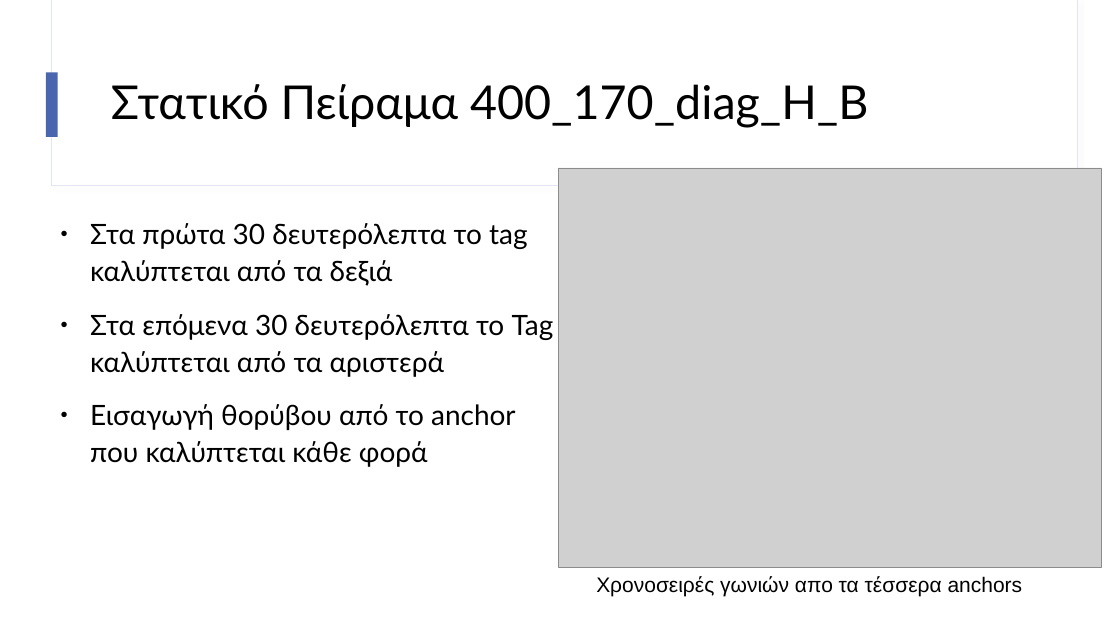
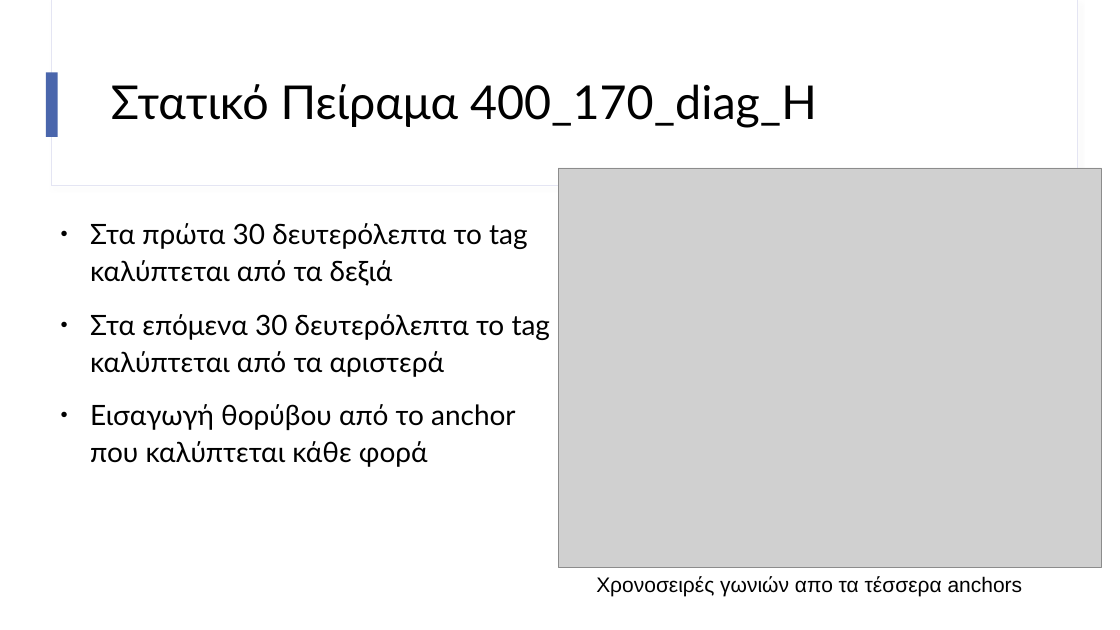
Before and after one commit to imanthoc/thesis, a slide deck: slide 24 of report/powerpoint/my_parousiasi.odp (slide 29 before the commit). Drawn at 1120x630 pixels with LibreOffice and Linux fonts; fonts in the diff are those of the drawing; grey boxes stand for pictures. Boxes give left, top, right and bottom in pixels: in the first picture for what was removed or moved away, otherwise in the second. Text is boxed around its words. In the diff, an @@ line names an element or a change of style, - is before the commit and + after.

```diff
--- a/report/powerpoint/my_parousiasi.odp
+++ b/report/powerpoint/my_parousiasi.odp
@@ title at bbox=[111, 84, 817, 128]: text changed @@
-Στατικό Πείραμα 400_170_diag_H_B
+Στατικό Πείραμα 400_170_diag_H
@@ text at bbox=[90, 314, 551, 377]: text changed @@
-● Στα επόμενα 30 δευτερόλεπτα το Tag καλύπτεται από τα αριστερά
+● Στα επόμενα 30 δευτερόλεπτα το tag καλύπτεται από τα αριστερά
```
Also in this commit, not shown: 27 other slides changed, 5 slides removed, 4 other files.
